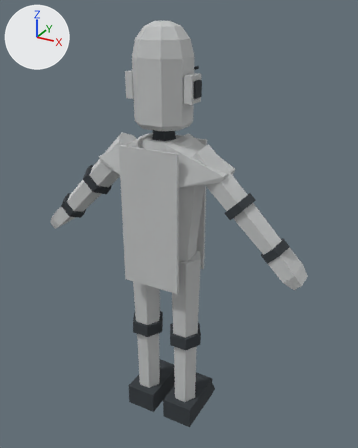
An edit to the Blender file characters/control_buddy/control_buddy_walker.blend, drawn before and after from the same camera.
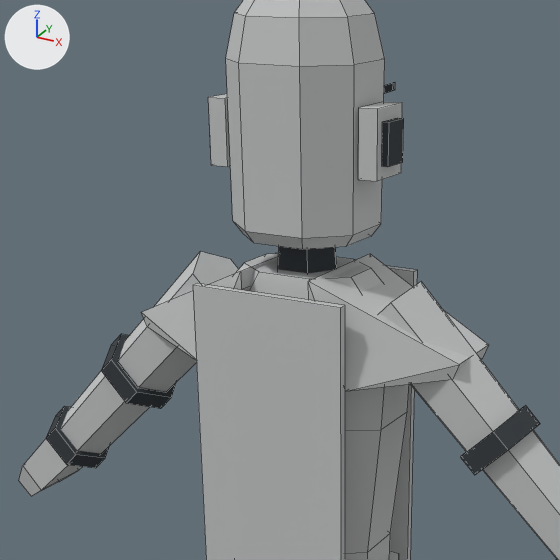
There are two pictures of each version: one whole from a 50 mm camera at (1.03, -1.744, 1.918) aimed at (0.022, 0.09, 1.001), one close up on the part from 12% to 74% of the width and 7% to 57% of the height. Arrows for +X, +Y and +Z are at upper left; the lights stay in place. The last two pictures show the newer version. The close-ups show mesh edges as thin lines.

The scene before the commit, as lines of its bpy script (objects in view):
```python
me_control_buddy_walker = bpy.data.meshes.new('control_buddy_walker')
me_control_buddy_walker.from_pydata(...)  # 561 vertices, 380 faces; spans x -0.64..0.64, y -0.13..0.22, z 0.0..1.87
me_control_buddy_walker.materials.append(mat_m_characterpalette)  # picture img_palette_png
ob_control_buddy_walker = bpy.data.objects.new('control_buddy_walker', me_control_buddy_walker)
ob_control_buddy_walker.location = (0.0, 0.0, 0.0)
```
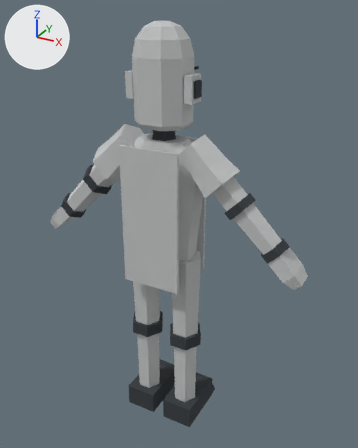
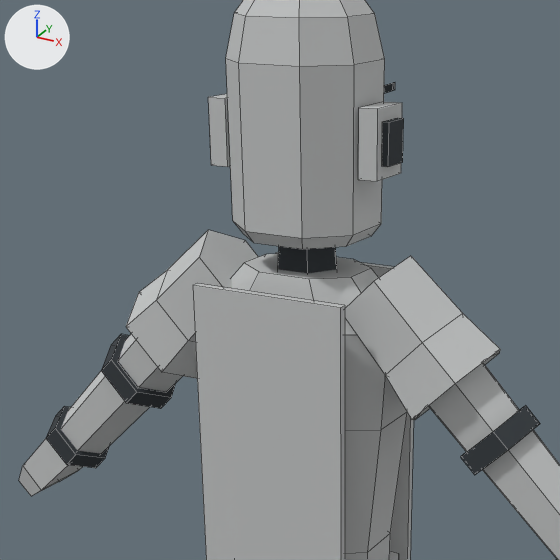
Where the change shows, as pixel boxes (x1, y1, x2, y2) in the close-ups (560 x 560 px):
part 1 of me_control_buddy_walker, built on: before (142, 254, 489, 391); after (126, 230, 500, 420)

The edits, one by one:
me_control_buddy_walker is used by ob_control_buddy_walker; location (0.0, 0.0, 0.0).
me_control_buddy_walker had 561 vertices, 380 faces and spanned x -0.64..0.64, y -0.13..0.22, z 0.0..1.87.
me_control_buddy_walker now has 589 vertices, 396 faces and spans x -0.64..0.64, y -0.13..0.22, z 0.0..1.87.
Part 1, on me_control_buddy_walker:
16 vertices are removed from x -0.3..0.3, y -0.12..0.12, z 1.26..1.42.
22 faces are deleted.
4 vertices move from x -0.3..0.3, y -0.06, z 1.29..1.32 to x -0.31..0.31, y -0.09..-0.06, z 1.29..1.3.
44 vertices are added at x -0.34..0.34, y -0.09..0.08, z 1.19..1.46.
38 new faces join them.
